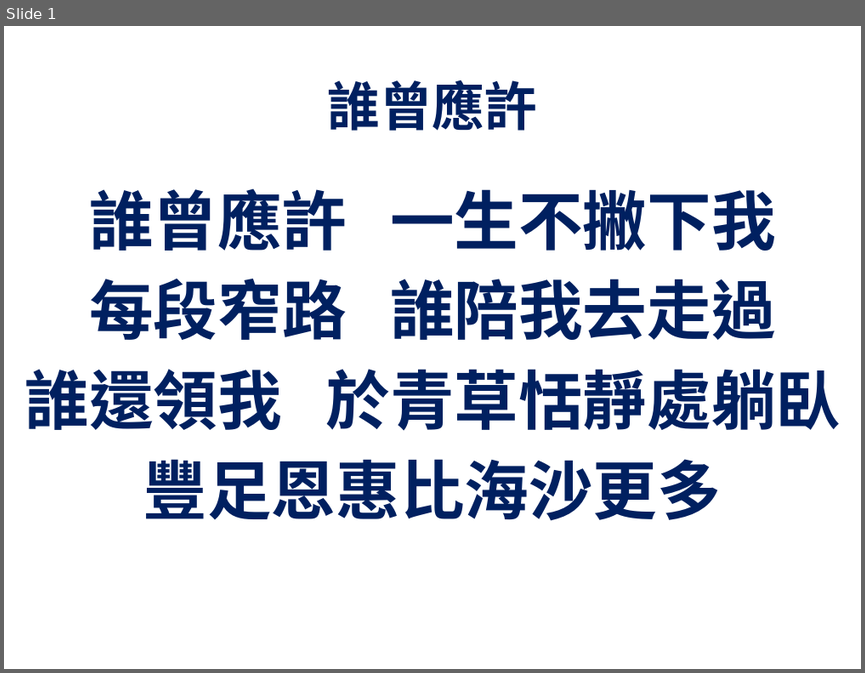
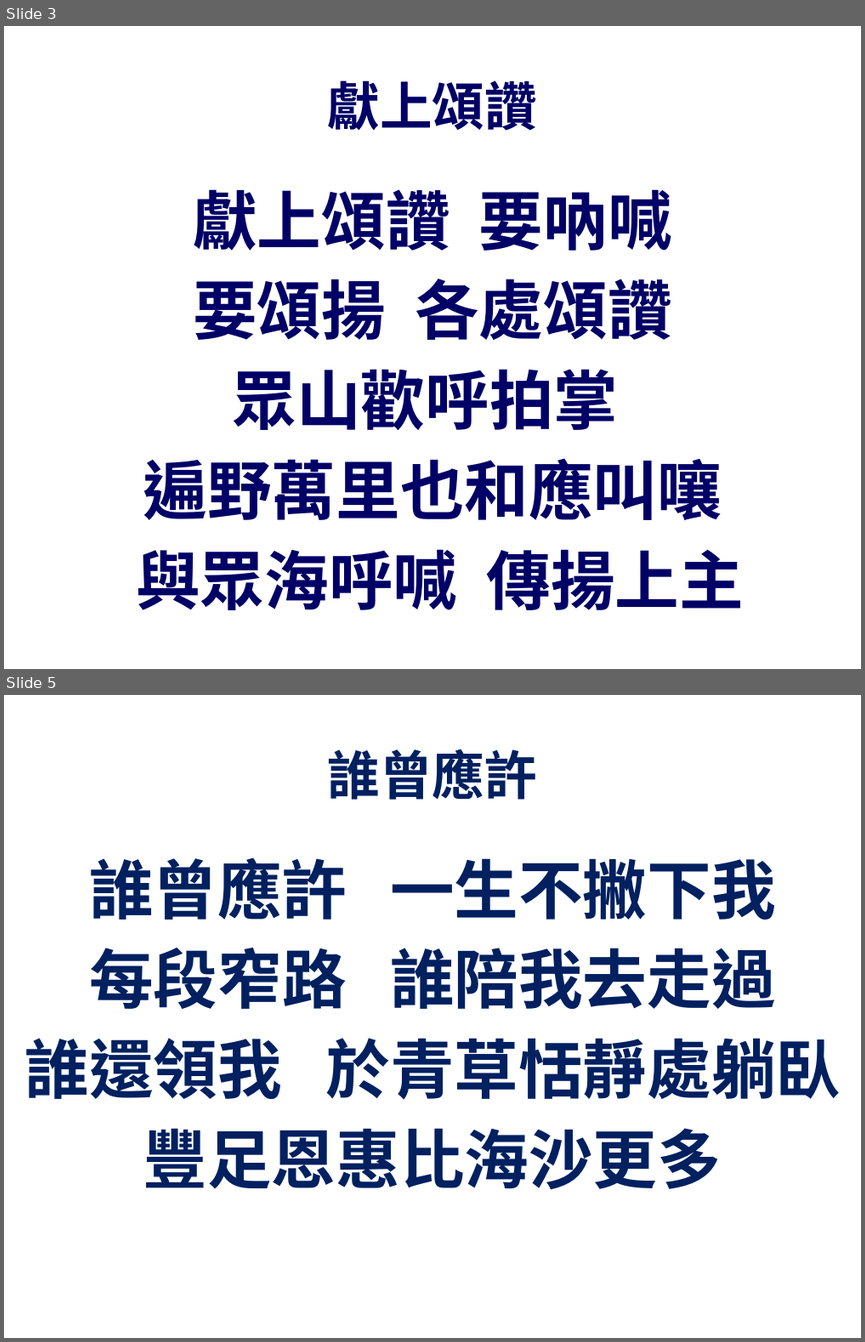
Before and after one commit to batisuoc/prayermeeting, a slide deck: 2019/1月/10-01-2019.pptx. Shown one above the other, each under a label of ours: slide 1 before the commit, slides 3 and 5 after it; the slides between them are not shown. The pictures are 865x673 and 865x1342 pixels, drawn with LibreOffice and Linux fonts; fonts in the diff are those of the drawing; background and template pictures are left out. Boxes give left, top, right and bottom in pixels: in the first picture for what was removed or moved away, otherwise in the second. Text is boxed around its words. In the diff, an @@ line names an element or a change of style, - is before the commit and + after.

```diff
--- a/2019/1月/10-01-2019.pptx
+++ b/2019/1月/10-01-2019.pptx
@@ slide 3 added at box(4, 26, 861, 669), background picture (left out) @@
@@ title added at box(328, 80, 537, 131), 44 pt, text #000066, bold @@
+獻上頌讚
@@ text added at box(136, 189, 744, 610), 54 pt, text #000066, bold @@
+獻上頌讚 要吶喊
+要頌揚 各處頌讚
+眾山歡呼拍掌
+遍野萬里也和應叫嚷
+與眾海呼喊 傳揚上主
@@ what was slide 1 is now slide 5 @@
```
Also in this commit, not shown: 1 slide changed, 2 other slides added, 4 slides removed, 1 other file.
